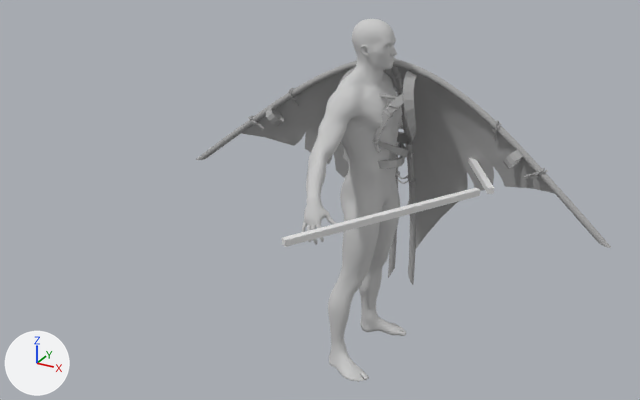
Renders of the FBX model Character/Animation/ZWM/InAir/Anim_InAir_Fly.FBX from each side of a commit.
One viewpoint serves both versions: a camera (50 mm lens) standing at (1.73, -3.7, 2.69) and looking at (-0.27, -0.06, 0.87). Lighting does not change. The marker at lower left points along +X, +Y and +Z. Where no turn or scale is listed for an object, it has been applied to the vertices.

In view in the first picture: 'Box001', 'Box002', 'HuaXiangYi_Base', 'HuaXiangYi_Body', 'Male_Body', 'Male_Foot', 'Male_Hand', 'Male_Head', 'Male_Leg'.
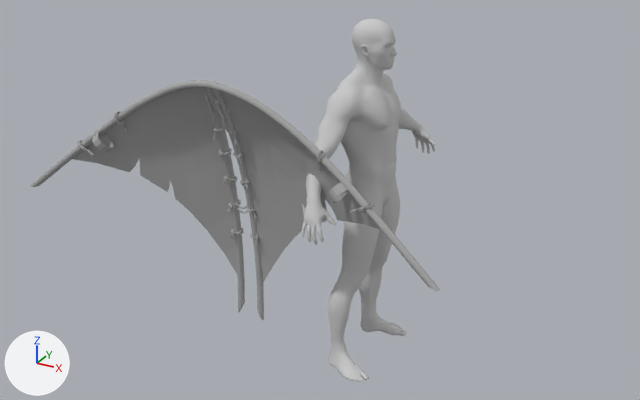
Where the change shows, as pixel boxes [x1, y1, x2, y2] in the pictures (640 x 400 px):
'HuaXiangYi_YeZi', added: after [73, 88, 379, 283]
'HuaXiangYi_Base', deleted: before [196, 58, 611, 285]
'polySurface14', added: after [29, 80, 440, 291]
'polySurface8', added: after [205, 80, 264, 320]
'Box001', deleted: before [282, 188, 480, 247]
'HuaXiangYi_Body', deleted: before [339, 67, 417, 169]
'Box002', deleted: before [468, 158, 494, 194]
'polySurface3', added: after [92, 132, 114, 153]
'polySurface7', added: after [328, 182, 348, 203]
'polySurface13', added: after [316, 150, 374, 214]
'polySurface10', added: after [78, 111, 127, 156]

The change, as a diff of the scene's bpy script:
```diff
--- a/Character/Animation/ZWM/InAir/Anim_InAir_Fly.FBX.py
+++ b/Character/Animation/ZWM/InAir/Anim_InAir_Fly.FBX.py
@@ ob_huaxiangyi_base @@
-ob_huaxiangyi_base = bpy.data.objects.new('HuaXiangYi_Base', me_mesh_010)
@@ ob_huaxiangyi_body @@
-ob_huaxiangyi_body = bpy.data.objects.new('HuaXiangYi_Body', me_mesh_009)
@@ ob_box002 @@
-ob_box002 = bpy.data.objects.new('Box002', me_mesh_008)
@@ ob_box001 @@
-ob_box001 = bpy.data.objects.new('Box001', me_mesh_007)
@@ ob_polysurface10 @@
+ob_polysurface10 = bpy.data.objects.new('polySurface10', me_mesh_008_1)  # 304 vertices, 600 faces; spans x -0.144..0.144, y -0.043..0.043, z -0.127..0.127; in mat_huaxiangyi1 (grey #aaaaaa)
+ob_polysurface10.location = (-1.207, -0.59, 1.236)
@@ ob_polysurface7 @@
+ob_polysurface7 = bpy.data.objects.new('polySurface7', me_mesh_012)  # 48 vertices, 96 faces; spans x 0.6065..0.7046, y 0.0793..0.1681, z 1.1392..1.2437; in mat_huaxiangyi1 (grey #aaaaaa)
+ob_polysurface7.location = (-0.531, -0.733, 0.0)
@@ ob_polysurface14 @@
+ob_polysurface14 = bpy.data.objects.new('polySurface14', me_mesh_010_1)  # 466 vertices, 928 faces; spans x -1.15..1.15, y 0.07..0.18, z 0.87..1.59; in mat_huaxiangyi1 (grey #aaaaaa)
+ob_polysurface14.location = (-0.531, -0.733, 0.0)
@@ ob_polysurface3 @@
+ob_polysurface3 = bpy.data.objects.new('polySurface3', me_mesh_011)  # 48 vertices, 96 faces; spans x -0.7046..-0.6065, y 0.0793..0.1681, z 1.1392..1.2437; in mat_huaxiangyi1 (grey #aaaaaa)
+ob_polysurface3.location = (-0.531, -0.733, 0.0)
@@ ob_polysurface8 @@
+ob_polysurface8 = bpy.data.objects.new('polySurface8', me_mesh_013)  # 3034 vertices, 5988 faces; spans x -0.107..0.107, y 0.128..0.425, z 0.247..1.587; in mat_huaxiangyi1 (grey #aaaaaa)
+ob_polysurface8.location = (-0.531, -0.733, 0.0)
@@ ob_polysurface13 @@
+ob_polysurface13 = bpy.data.objects.new('polySurface13', me_mesh_009_1)  # 304 vertices, 600 faces; spans x -0.144..0.144, y -0.043..0.043, z -0.127..0.127; in mat_huaxiangyi1 (grey #aaaaaa)
+ob_polysurface13.location = (0.145, -0.59, 1.236)
@@ ob_huaxiangyi_yezi @@
+ob_huaxiangyi_yezi = bpy.data.objects.new('HuaXiangYi_YeZi', me_mesh_007_1)  # 111 vertices, 98 faces; spans x -0.89..0.89, y 0.12..0.41, z 0.44..1.58; in mat_huaxiangyi1 (grey #aaaaaa)
+ob_huaxiangyi_yezi.location = (-0.531, -0.733, 0.0)
```
